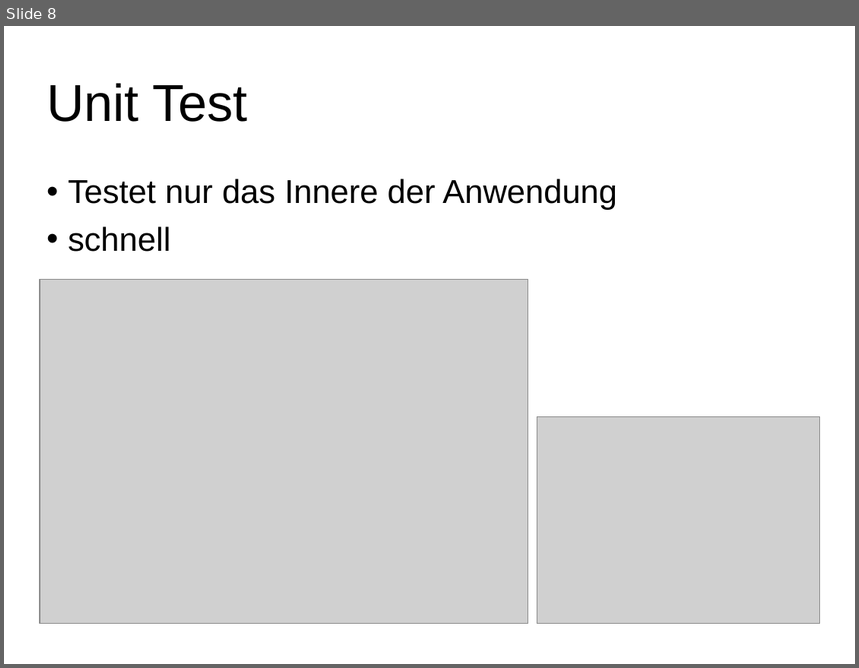
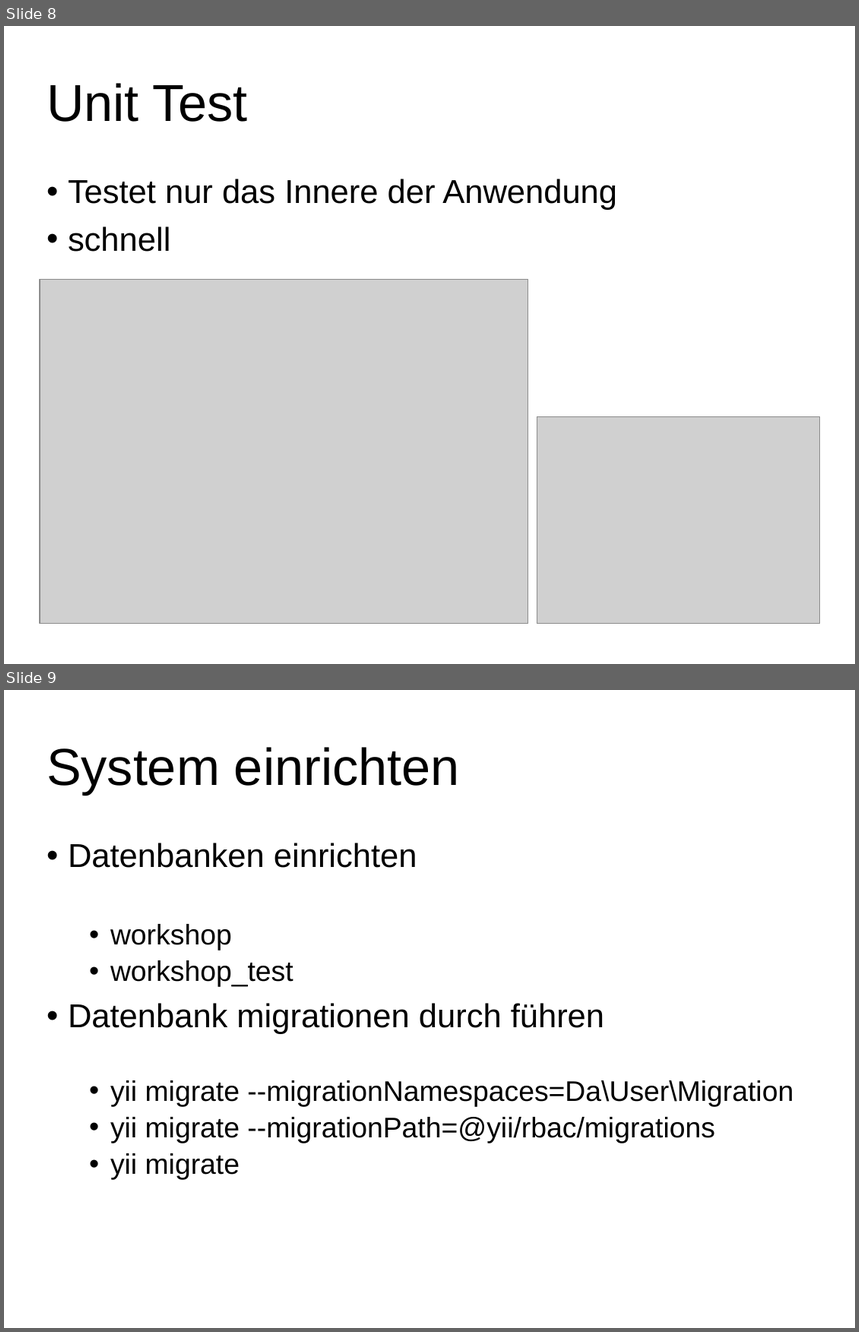
Before and after one commit to ToSchQLB/workshop_testen, a slide deck: docs/praesi.pptx. Shown one above the other, each under a label of ours: slide 8 before the commit, slides 8 and 9 after it. The pictures are 859x668 and 859x1332 pixels, drawn with LibreOffice and Linux fonts; fonts in the diff are those of the drawing; grey boxes stand for pictures; background and template pictures are left out. Boxes give left, top, right and bottom in pixels: in the first picture for what was removed or moved away, otherwise in the second. Text is boxed around its words. In the diff, an @@ line names an element or a change of style, - is before the commit and + after.

Commit message:
test-env

```diff
--- a/docs/praesi.pptx
+++ b/docs/praesi.pptx
@@ slide 9 added at (4, 690, 855, 1328), background #FFFFFF; not listed: 1 template element that a slide beside it also shows @@
@@ title added at (47, 747, 460, 795), 44 pt, text #000000 @@
+System einrichten
@@ text added at (68, 843, 794, 1180), 24 pt, text #000000 @@
+• Datenbanken einrichten
+  • workshop
+  • workshop_test
+• Datenbank migrationen durch führen
+  • yii migrate --migrationNamespaces=Da\User\Migration
+  • yii migrate --migrationPath=@yii/rbac/migrations
+  • yii migrate
```
Also in this commit, not shown: 2 other slides added, 9 other files.
